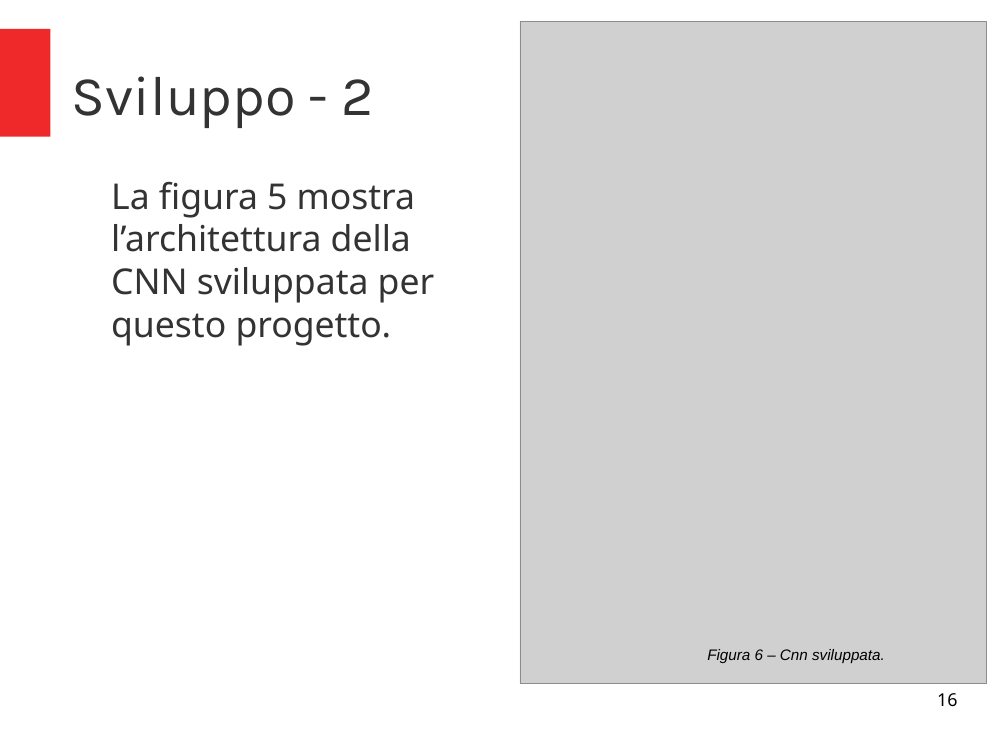
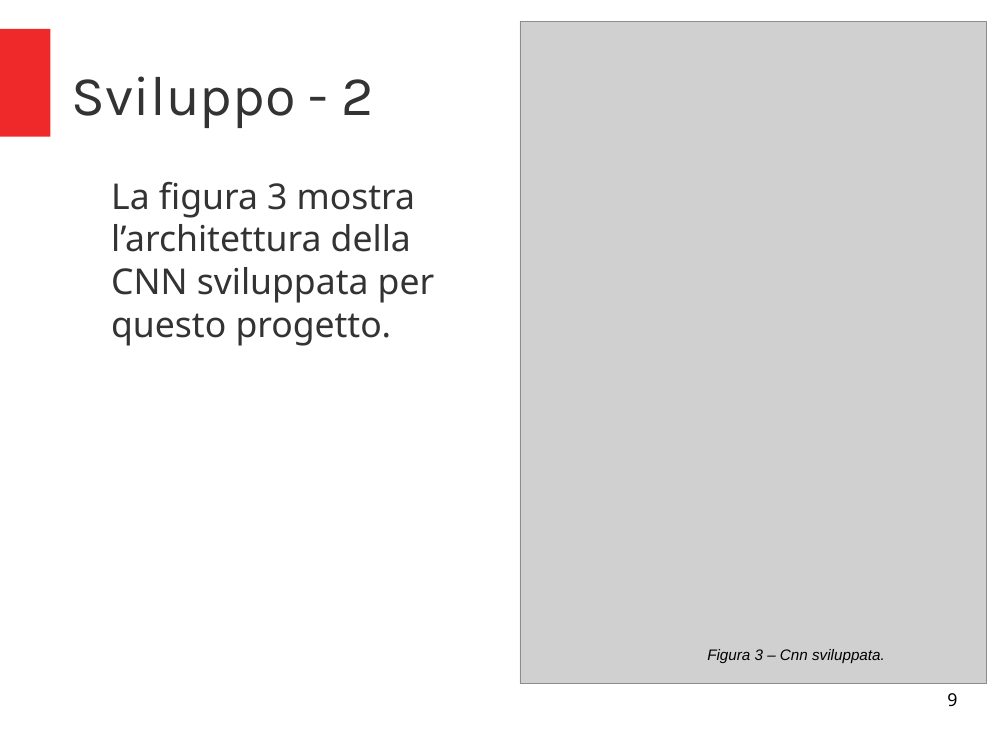
Before and after one commit to micheleFraccaroli/Progetto_IA, a slide deck: slide 9 of Presentazione/Press.odp (slide 16 before the commit). Drawn at 1008x756 pixels with LibreOffice and Linux fonts; fonts in the diff are those of the drawing; grey boxes stand for pictures. Boxes give left, top, right and bottom in pixels: in the first picture for what was removed or moved away, otherwise in the second. Text is boxed around its words. In the diff, an @@ line names an element or a change of style, - is before the commit and + after.

```diff
--- a/Presentazione/Press.odp
+++ b/Presentazione/Press.odp
@@ text at (111, 182, 435, 346): text changed @@
-La figura 5 mostra l’architettura della CNN sviluppata per questo progetto.
+La figura 3 mostra l’architettura della CNN sviluppata per questo progetto.
@@ text at (707, 649, 885, 663): text changed @@
-Figura 6 – Cnn sviluppata.
+Figura 3 – Cnn sviluppata.
@@ page number at (947, 693, 957, 707): text changed @@
-16
+9
```
Also in this commit, not shown: 7 other slides changed, 1 slide added, 7 slides removed, 2 other files.
